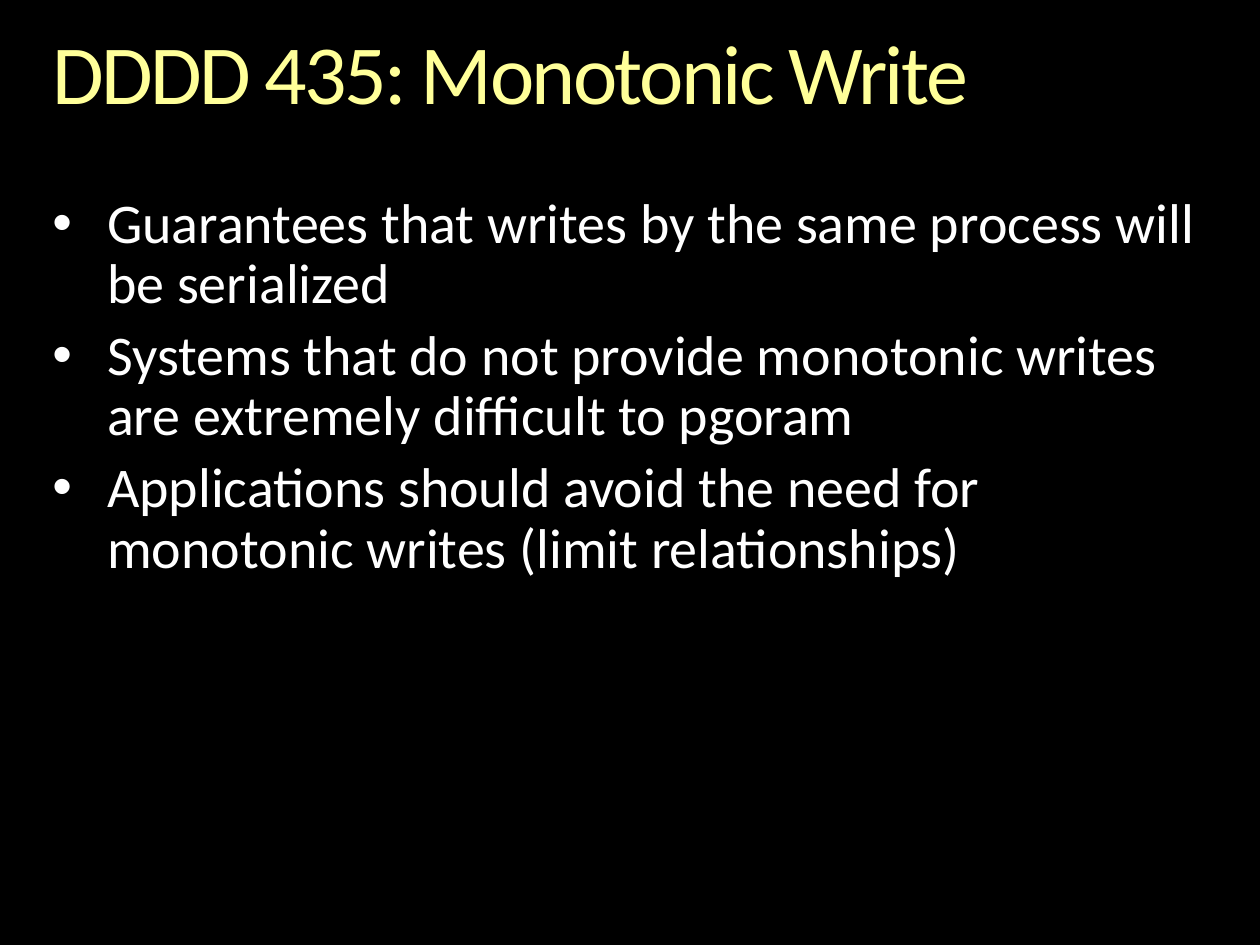
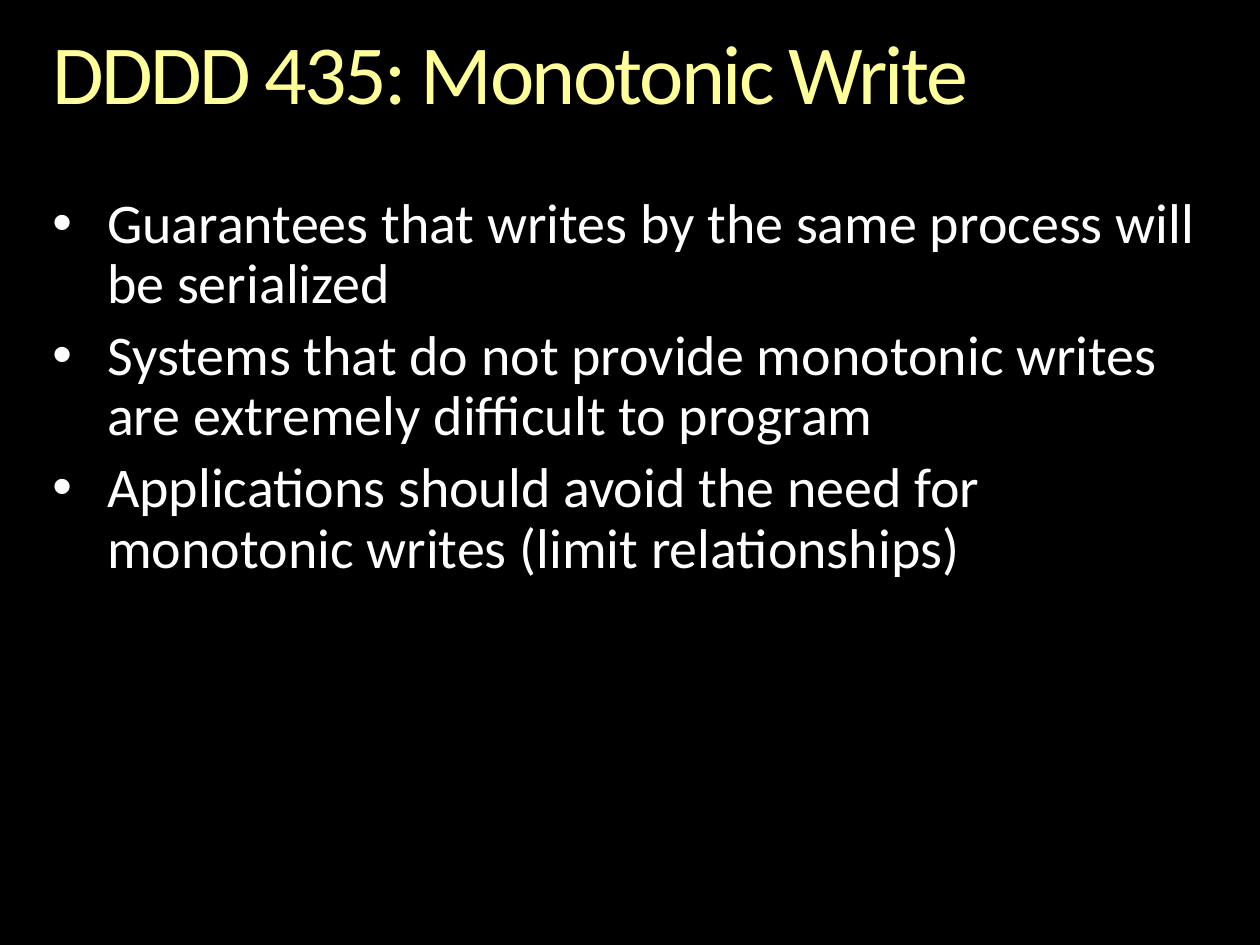
Before and after one commit to WalkingDisaster/Sessions, a slide deck: slide 23 of 2015-01_Codemash/The Silver Lining.pptx. Drawn at 1260x945 pixels with LibreOffice and Linux fonts; fonts in the diff are those of the drawing; background and template pictures are left out. Boxes give left, top, right and bottom in pixels: in the first picture for what was removed or moved away, otherwise in the second. Text is boxed around its words. In the diff, an @@ line names an element or a change of style, - is before the commit and + after.

```diff
--- a/2015-01_Codemash/The Silver Lining.pptx
+++ b/2015-01_Codemash/The Silver Lining.pptx
@@ text at <box>107,336,1156,445</box>: text changed @@
-• Systems that do not provide monotonic writes are extremely difficult to pgoram
+• Systems that do not provide monotonic writes are extremely difficult to program
```
Also in this commit, not shown: 2 other slides changed.
